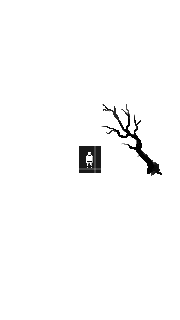
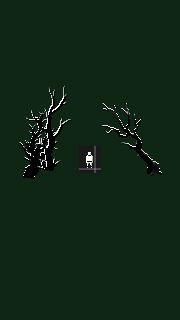
Two versions of the same layered image (180px x 320px). Layer-by-layer changes:
added layer "spr_asset_deadtree3" in group "assets" over [26, 85, 72, 171]
added layer "spr_asset_deadtree2" in group "assets" over [19, 110, 58, 179]
showed "Layer 29", painted on it over [0, 0, 180, 320]
